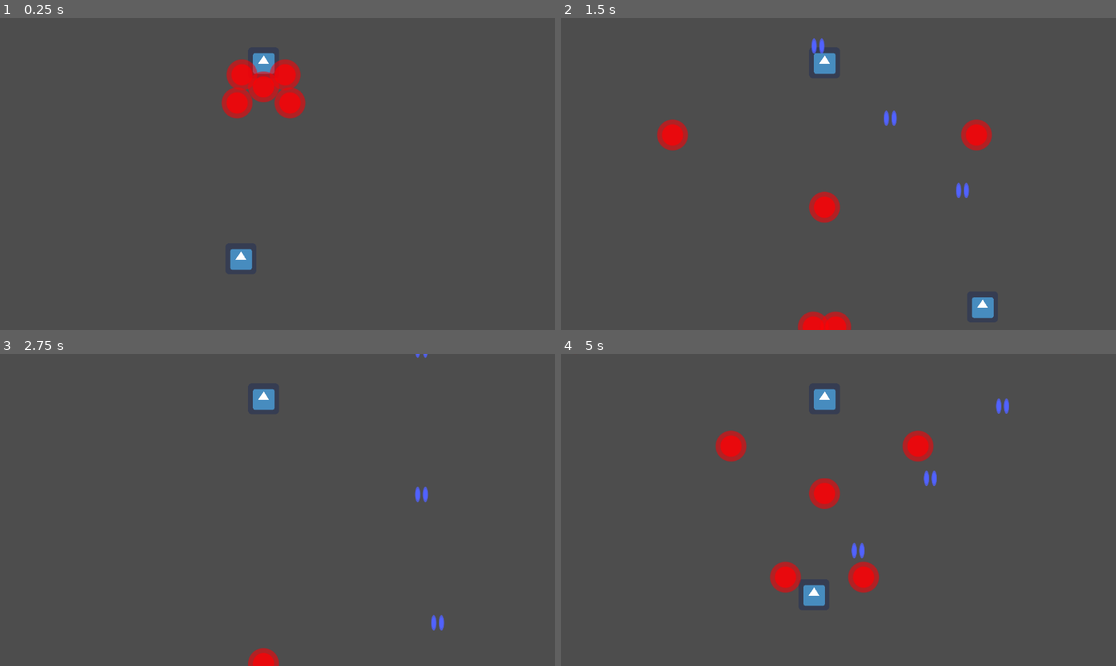
Above: before the commit, frames 1-4 (two rows, left to right).
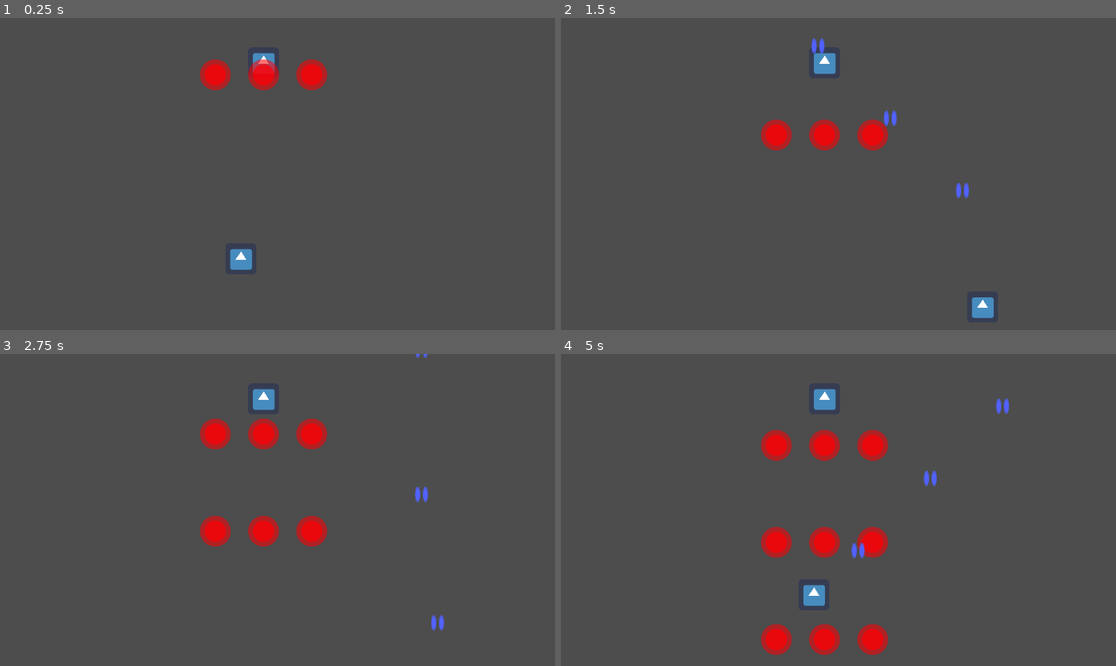
Above: after the commit, the same moments.

Repository: pham-t-alex/Timestop-Bullet-Hell
Game: Godot game, scene res://Scenes/level.tscn
Same seed, same stepped clock (60 frames per second), same inputs: the game is played once before the commit and once after it. The engine's default icon, where the game draws it, is replaced by a stand-in: a white triangle on a blue panel in a dark square.
Inputs:
- Up to frame 1 (0.25 s): no input
- Up to frame 2 (1.5 s): hold D (Right) 0.53-1.28 s; hold S (Down) from 1.28 s (still down)
- Up to frame 3 (2.75 s): release S (Down) at 2.03 s; hold D (Right) from 2.03 s (still down)
- Up to frame 4 (5 s): release D (Right) at 2.78 s; hold W (Up) 2.78-3.53 s; hold A (Left) from 3.53 s (still down)

The runs differ from the first frame. In frame 1, 2.9% of the frame differs, in the area x 36-59%, y 13-33%; in frame 2, 3.1%; in frame 3, 2.9%; in frame 4, 6.2%, in the area x 27-68%, y 24-97%.

Commit message:
beginning special salvos

Diff:
--- a/SalvoDataResources/1.tres
+++ b/SalvoDataResources/1.tres
@@ -5,6 +5,7 @@
 
 [sub_resource type="Resource" id="Resource_cv7n2"]
 script = ExtResource("1_q3veu")
+relative_pos = Vector2(0, 0)
 angle = 0.0
 velocity = 300.0
 relative_accel = Vector2(0, 0)
@@ -12,6 +13,7 @@
 
 [sub_resource type="Resource" id="Resource_lgukg"]
 script = ExtResource("1_q3veu")
+relative_pos = Vector2(0, 0)
 angle = -30.0
 velocity = 300.0
 relative_accel = Vector2(0, 0)
@@ -19,6 +21,7 @@
 
 [sub_resource type="Resource" id="Resource_b1rfe"]
 script = ExtResource("1_q3veu")
+relative_pos = Vector2(0, 0)
 angle = 30.0
 velocity = 300.0
 relative_accel = Vector2(0, 0)
--- a/SalvoDataResources/2.tres
+++ b/SalvoDataResources/2.tres
@@ -5,6 +5,7 @@
 
 [sub_resource type="Resource" id="Resource_1ob46"]
 script = ExtResource("2_wckrk")
+relative_pos = Vector2(0, 0)
 angle = -60.0
 velocity = 200.0
 relative_accel = Vector2(0, 0)
@@ -12,6 +13,7 @@
 
 [sub_resource type="Resource" id="Resource_upr3c"]
 script = ExtResource("2_wckrk")
+relative_pos = Vector2(0, 0)
 angle = 0.0
 velocity = 200.0
 relative_accel = Vector2(0, 0)
@@ -19,6 +21,7 @@
 
 [sub_resource type="Resource" id="Resource_jym2d"]
 script = ExtResource("2_wckrk")
+relative_pos = Vector2(0, 0)
 angle = 60.0
 velocity = 200.0
 relative_accel = Vector2(0, 0)
@@ -31,6 +34,7 @@
 
 [sub_resource type="Resource" id="Resource_ervek"]
 script = ExtResource("2_wckrk")
+relative_pos = Vector2(0, 0)
 angle = -40.0
 velocity = 400.0
 relative_accel = Vector2(0, 400)
@@ -38,6 +42,7 @@
 
 [sub_resource type="Resource" id="Resource_q80h2"]
 script = ExtResource("2_wckrk")
+relative_pos = Vector2(0, 0)
 angle = 40.0
 velocity = 400.0
 relative_accel = Vector2(0, -400)
--- /dev/null
+++ b/SalvoDataResources/3.tres
@@ -0,0 +1,33 @@
+[gd_resource type="Resource" script_class="SalvoData" load_steps=6 format=3 uid="uid://cmjyk0u68hl68"]
+
+[ext_resource type="Script" path="res://Scenes/salvo_data.gd" id="1_5ku7q"]
+[ext_resource type="Script" path="res://Scenes/bullet_data.gd" id="2_i423g"]
+
+[sub_resource type="Resource" id="Resource_3lxeh"]
+script = ExtResource("2_i423g")
+relative_pos = Vector2(-100, 0)
+angle = 0.0
+velocity = 100.0
+relative_accel = Vector2(0, 0)
+absolute_accel = Vector2(0, 0)
+
+[sub_resource type="Resource" id="Resource_fado8"]
+script = ExtResource("2_i423g")
+relative_pos = Vector2(0, 0)
+angle = 0.0
+velocity = 100.0
+relative_accel = Vector2(0, 0)
+absolute_accel = Vector2(0, 0)
+
+[sub_resource type="Resource" id="Resource_rd8jd"]
+script = ExtResource("2_i423g")
+relative_pos = Vector2(100, 0)
+angle = 0.0
+velocity = 100.0
+relative_accel = Vector2(0, 0)
+absolute_accel = Vector2(0, 0)
+
+[resource]
+script = ExtResource("1_5ku7q")
+delay_after_fire = 2.0
+shots = Array[Resource]([SubResource("Resource_3lxeh"), SubResource("Resource_fado8"), SubResource("Resource_rd8jd")])
--- /dev/null
+++ b/Scenes/angle_salvo.gd
@@ -0,0 +1,19 @@
+class_name AngleSalvo
+extends Resource
+
+@export var delay_after_shot: float
+# either bullet or salvo
+@export var shot: Resource
+# start and end are both inclusive
+@export var start_angle: float
+@export var end_angle: float
+@export var step: float
+@export var final_delay: float
+
+func _init():
+	delay_after_shot = 0
+	shot = null
+	start_angle = 0
+	end_angle = 0
+	step = 0
+	final_delay = 0
--- a/Scenes/boss.gd
+++ b/Scenes/boss.gd
@@ -1,6 +1,6 @@
 extends CharacterBody2D
 
-@export var action_set: Array[SalvoData]
+@export var action_set: Array[Resource]
 var currently_executing_salvo := false
 
 signal generate_bullet(pos: Vector2, data: BulletData)
@@ -12,7 +12,7 @@
 func _generate_bullets_from_salvo(salvo: SalvoData, topLevel: bool) -> void:
 	for data in salvo.shots:
 		if data is SalvoData:
-			_generate_bullets_from_salvo(data as SalvoData, false)
+			await _generate_bullets_from_salvo(data as SalvoData, false)
 		else:
 			var bullet_data := data as BulletData
 			generate_bullet.emit(position, bullet_data)
@@ -27,3 +27,10 @@
 	currently_executing_salvo = true
 	var salvo := action_set[index]
 	_generate_bullets_from_salvo(salvo as SalvoData, true)
+
+func compile_salvos() -> void:
+	for i in range(0, len(action_set)):
+		action_set[i] = compile_recurse(action_set[i])
+
+func compile_recurse(r: Resource) -> SalvoData:
+	return null
--- a/Scenes/bullet_data.gd
+++ b/Scenes/bullet_data.gd
@@ -1,6 +1,8 @@
 class_name BulletData
 extends Resource
 
+# starting position relative to boss
+@export var relative_pos: Vector2
 # angle represents the angle relative to
 # down direction from boss
 # e.g. angle=90 represents rightward direction
@@ -20,6 +22,7 @@
 @export var absolute_accel: Vector2
 
 func _init():
+	relative_pos = Vector2.ZERO
 	angle = 0
 	velocity = 0
 	relative_accel = Vector2.ZERO
--- a/Scenes/level.gd
+++ b/Scenes/level.gd
@@ -14,7 +14,7 @@
 func _on_boss_generate_bullet(pos: Vector2, data: BulletData) -> void:
 	var bullet := BULLET_SCENE.instantiate()
 	$BossBullets.add_child(bullet)
-	bullet.position = pos
+	bullet.position = pos + data.relative_pos
 	bullet.initialize(0, data.angle, data.velocity, data.relative_accel, data.absolute_accel)
 
 func _on_player_generate_bullet(pos: Vector2) -> void:
--- a/Scenes/level.tscn
+++ b/Scenes/level.tscn
@@ -1,10 +1,11 @@
-[gd_scene load_steps=6 format=3 uid="uid://exg7egjmhy1l"]
+[gd_scene load_steps=7 format=3 uid="uid://exg7egjmhy1l"]
 
 [ext_resource type="Script" path="res://Scenes/level.gd" id="1_24win"]
 [ext_resource type="PackedScene" uid="uid://m2nflm42k56a" path="res://Scenes/player.tscn" id="1_mqnn7"]
 [ext_resource type="PackedScene" uid="uid://bxdumyp2eshrx" path="res://Scenes/boss.tscn" id="2_owpyi"]
 [ext_resource type="Script" path="res://Scenes/salvo_data.gd" id="4_k7mtp"]
 [ext_resource type="Resource" uid="uid://beiyrkef6i8f8" path="res://SalvoDataResources/2.tres" id="6_d8afv"]
+[ext_resource type="Resource" uid="uid://cmjyk0u68hl68" path="res://SalvoDataResources/3.tres" id="6_qw0w2"]
 
 [node name="Level" type="Node2D"]
 script = ExtResource("1_24win")
@@ -14,7 +15,7 @@
 
 [node name="Boss" parent="." instance=ExtResource("2_owpyi")]
 position = Vector2(547, 93)
-action_set = Array[ExtResource("4_k7mtp")]([ExtResource("6_d8afv")])
+action_set = Array[ExtResource("4_k7mtp")]([ExtResource("6_d8afv"), ExtResource("6_qw0w2")])
 
 [node name="BossBullets" type="Node2D" parent="."]
 
--- /dev/null
+++ b/Scenes/repeating_salvo.gd
@@ -0,0 +1,11 @@
+class_name RepeatingSalvo
+extends Resource
+
+@export var iterations: int
+@export var salvos: Array[SalvoData]
+@export var delay_after_iterations: float
+
+func _init():
+	iterations = 0
+	salvos = []
+	delay_after_iterations = 0
